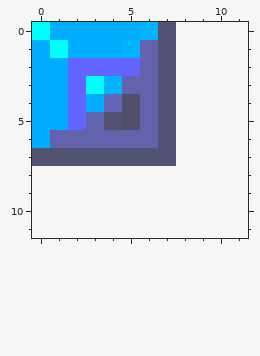
File history of a pixel-art sprite, resources/mapa_nivel_7/bloque_pequeno.png. That is the earlier state.
The file is 8x8 pixels. Colours within 5 levels of each other are drawn and written as one. The old version is drawn lined up with the new one, on the new canvas.
After:
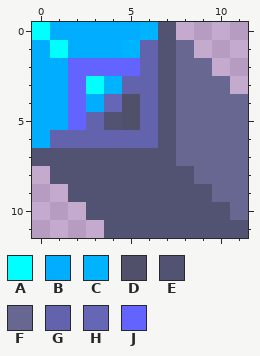
Palette (. is transparent): A #00ffff  B #00adff  C #00b3ff  D #50506b  E #525273  F #676792  G #6363ad  H #6666b6  J #6363ff
The commit says: bloques con sombras
From old to new:
canvas 8x8 -> 12x12
There is now colour E in row 8 at x 1 to 8; in row 9 at x 2 to 9; in row 10 at x 3 to 10; in row 11 at x 4 to 11.
There is now colour F in row 1 at x 8; in row 2 at x 8 to 9; in row 3 at x 8 to 10; in rows 4 to 7 at x 8 to 11; in row 8 at x 9 to 11; in row 9 at x 10 to 11.
There is now colour F in row 10 at x 11.
Changed places in both pictures, as pixel boxes (x1, y1, x2, y2):
added: (50, 40, 248, 238)
